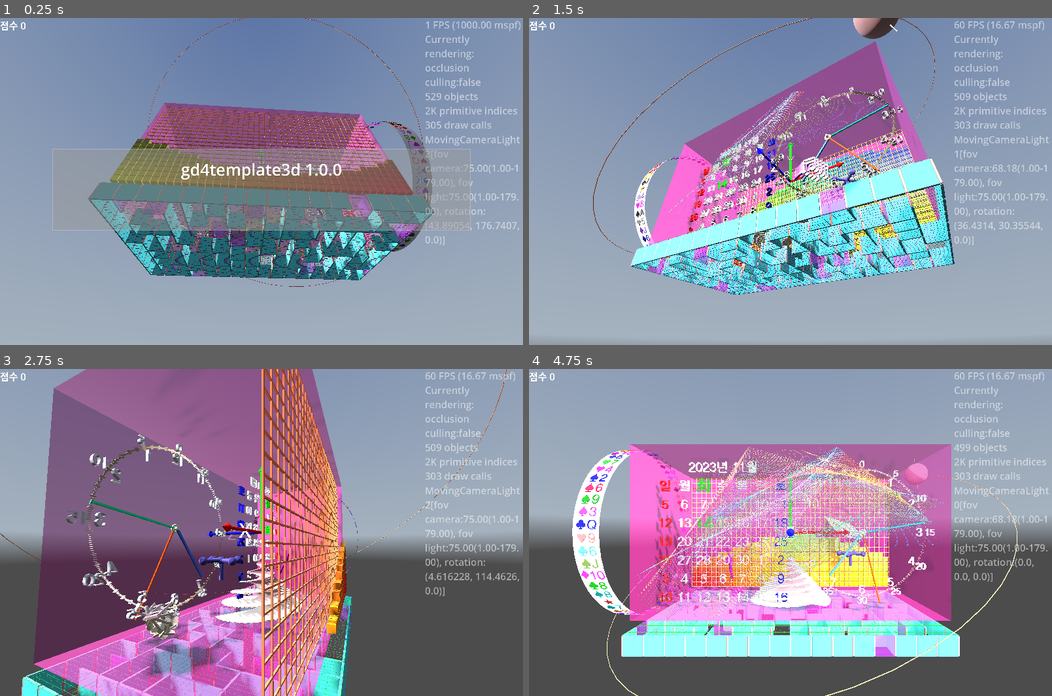
Above: before the commit, frames 1-4 (two rows, left to right).
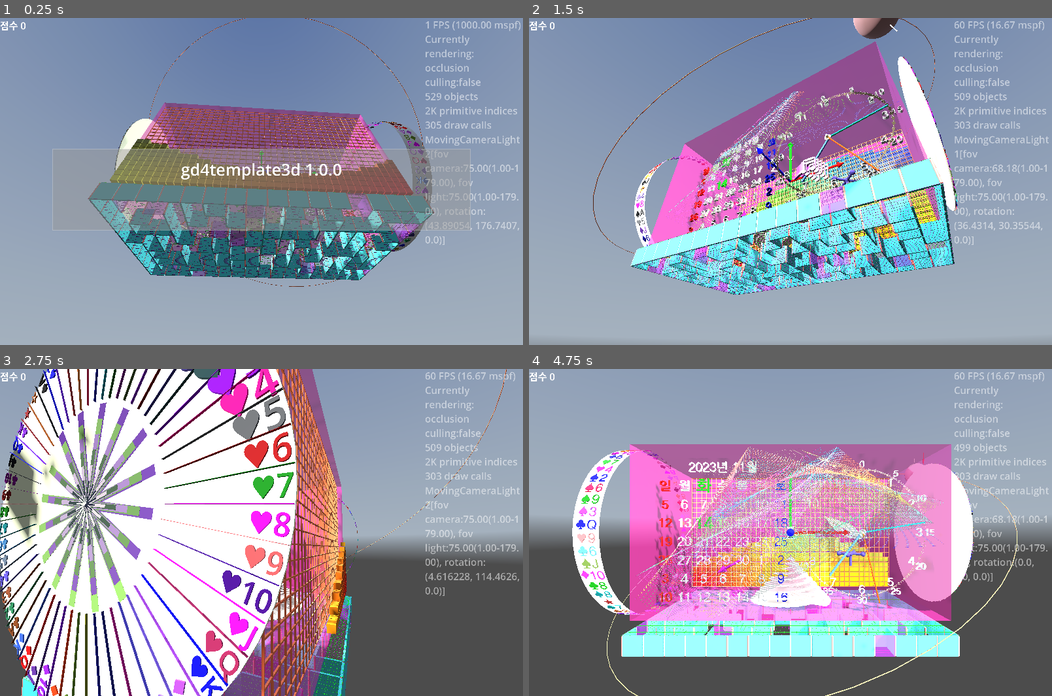
Above: after the commit, the same moments.

Repository: kasworld/gd4template3d
Game: Godot game, scene res://main.tscn
Same seed, same stepped clock (60 frames per second), same inputs: the game is played once before the commit and once after it. A sky picture missing from this copy of the repository is replaced by a grey-blue gradient.
Inputs (mouse positions are in pixels of both pictures, inside the frame that each line leads up to):
- Up to frame 1 (0.25 s): no input
- Up to frame 2 (1.5 s): tap Enter at 0.5, 0.6 s; move the mouse to (905, 165) at 0.52 s; click (905, 165) at 0.67 s; move the mouse to (685, 197) at 1.27 s; tap Delete at 1.35 s; click (685, 197) at 1.42 s
- Up to frame 3 (2.75 s): move the mouse to (313, 460) at 2.02 s; tap Enter at 2.1 s; click (313, 460) at 2.17 s
- Up to frame 4 (4.75 s): move the mouse to (764, 597) at 2.77 s; tap Delete at 2.85, 4.35 s; click (764, 597) at 2.92 s; move the mouse to (947, 581) at 3.52 s; tap Enter at 3.6 s; click (947, 581) at 3.67 s; move the mouse to (633, 483) at 4.27 s; click (633, 483) at 4.42 s

The runs differ from the first frame. In frame 1, 0.7% of the frame differs, in the area x 21-74%, y 29-68%; in frame 2, 3.3%; in frame 3, 54%, in the area x 0-67%, y 0-100%; in frame 4, 6.3%.

Commit message:
add RouletteWheel

Diff:
--- a/main.gd
+++ b/main.gd
@@ -45,12 +45,44 @@
 	valvehandle_demo()
 	meshtrail_demo()
 	reel_demo()
+	wheel_demo()
 
 	main_animation.animation_ended.connect(main_animation_ended)
 	start_all_animation()
 
 var colorlist :Array = NamedColorList.filter_to_colorlist(NamedColorList.make_dark_color_list())
 var cardlist :Array = PlayingCard.make_deck_with_joker()
+
+var wheel :RouletteWheel
+func wheel_demo() -> void:
+	wheel = preload("res://roulette_wheel/roulette_wheel.tscn").instantiate().init(
+		0, WorldSize.y/2, 0.1,
+		make_random_color(),
+		make_random_color(), randi_range(2,8),
+		make_random_color(),
+		)
+	for i in 54:
+		wheel.cell추가하기( colorlist[i%colorlist.size()] , cardlist[i] )
+	wheel.cell위치정리하기()
+	wheel.rotation_stopped.connect(wheel결과가결정됨)
+	add_child(wheel)
+	wheel.position = Vector3(WorldSize.x/2 + 2, 0,0)
+	wheel.rotation.y = PI/2
+	#wheel.선택rad바꾸기(rot)
+	wheel돌리기()
+
+func make_random_color() -> Color:
+	return NamedColorList.color_list.pick_random()[0]
+
+func wheel돌리기() -> void:
+	var rot = randfn(2*PI, PI/2)
+	if randi_range(0,1) == 0:
+		rot = -rot
+	wheel.돌리기시작.call_deferred(rot)
+
+func wheel결과가결정됨(_id :int) -> void:
+	wheel돌리기()
+
 var symbol크기 := Vector2(3,1.5)
 var reel :Reel
 func reel_demo() -> void:
@@ -250,9 +282,12 @@
 	if $"오른쪽패널/LabelInfo".visible:
 		$"오른쪽패널/LabelInfo".text = "%s" % [ MovingCameraLight.GetCurrentCamera() ]
 
-func _process(_delta: float) -> void:
+func _process(delta: float) -> void:
 	label_demo()
 	$WaveGauge.animate_wave()
+	wheel.돌리기(delta)
+	wheel.선택된cell강조상태켜기()
+
 	main_animation.handle_animation()
 	if $MovingCameraLightHober.is_current_camera():
 		$MovingCameraLightHober.move_hober_around_z(Vector3.ZERO, (WorldSize.x+WorldSize.y)/2, WorldSize.length()*0.6 )
--- /dev/null
+++ b/roulette_wheel/roulette_cell/roulette_cell.gd
@@ -0,0 +1,63 @@
+extends Node3D
+
+class_name RouletteCell
+
+const 선시작비 = 0.5
+const 선끝비 = 1.0
+
+var 칸rad :float
+var 반지름 :float
+var 깊이 :float
+var 색깔 :Color
+var 글내용 :String
+var 강조중 :bool
+
+func _to_string() -> String:
+	return "roulette_cell %s" % [글내용]
+
+func init(각도a :float, 반지름a :float, 깊이a :float, 색깔a :Color, 글내용a :String) -> RouletteCell:
+	반지름 = 반지름a
+	깊이 = 깊이a
+	색깔 = 색깔a
+
+	$"시작선".mesh.size = Vector3(반지름*(선끝비 - 선시작비), 깊이, 깊이 /10)
+	#$"글씨".mesh.font = Global3d.font
+	$"글씨".mesh.depth = 깊이/2
+	$"글씨".mesh.horizontal_alignment = HorizontalAlignment.HORIZONTAL_ALIGNMENT_RIGHT
+	$"글씨".rotation = Vector3(-PI/2,0,-PI/2)
+	$"글씨".position = Vector3(0, 깊이/4, 반지름)
+	색깔바꾸기(색깔a)
+	글내용바꾸기(글내용a)
+	칸rad바꾸기(각도a)
+	글씨크기바꾸기()
+	return self
+
+func 칸rad바꾸기(새각도 :float) -> void:
+	칸rad = 새각도
+	$"시작선".rotation.y = 칸rad/2+PI/2
+	var rad = 칸rad/2
+	$"시작선".position = Vector3(sin(rad)*반지름*(선끝비 + 선시작비)/2, 깊이/2, cos(rad)*반지름*(선끝비 + 선시작비)/2)
+
+func 글내용바꾸기(새글내용 :String) -> void:
+	글내용 = 새글내용
+	$"글씨".mesh.text = 글내용
+
+func 색깔바꾸기(새색깔 :Color) -> void:
+	색깔 = 새색깔
+	$"시작선".mesh.material.albedo_color = 색깔
+	$"글씨".mesh.material.albedo_color = 색깔
+
+func 글씨크기바꾸기() -> void:
+	$"글씨".mesh.pixel_size = 반지름 *sin(칸rad) *0.05
+
+func 강조상태켜기() -> void:
+	강조중 = true
+	$AnimationPlayer.play("글씨강조")
+
+func 강조상태끄기() -> void:
+	강조중 = false
+	$AnimationPlayer.play("글씨강조끄기")
+
+func _on_animation_player_animation_finished(anim_name: StringName) -> void:
+	if anim_name == "글씨강조":
+		강조상태끄기.call_deferred()
--- /dev/null
+++ b/roulette_wheel/roulette_cell/roulette_cell.tscn
@@ -0,0 +1,72 @@
+[gd_scene load_steps=10 format=3 uid="uid://dqc03uxia85uv"]
+
+[ext_resource type="Script" uid="uid://nl8f2irb6sdu" path="res://roulette_wheel/roulette_cell/roulette_cell.gd" id="1_0xk0q"]
+
+[sub_resource type="StandardMaterial3D" id="StandardMaterial3D_6gkdu"]
+resource_local_to_scene = true
+
+[sub_resource type="BoxMesh" id="BoxMesh_x2luv"]
+resource_local_to_scene = true
+material = SubResource("StandardMaterial3D_6gkdu")
+
+[sub_resource type="StandardMaterial3D" id="StandardMaterial3D_x2luv"]
+resource_local_to_scene = true
+
+[sub_resource type="TextMesh" id="TextMesh_g6io7"]
+resource_local_to_scene = true
+material = SubResource("StandardMaterial3D_x2luv")
+
+[sub_resource type="Animation" id="Animation_qotkk"]
+length = 0.001
+tracks/0/type = "scale_3d"
+tracks/0/imported = false
+tracks/0/enabled = true
+tracks/0/path = NodePath("글씨")
+tracks/0/interp = 1
+tracks/0/loop_wrap = true
+tracks/0/keys = PackedFloat32Array(0, 1, 1, 1, 1)
+
+[sub_resource type="Animation" id="Animation_npk2h"]
+resource_name = "글씨강조"
+length = 0.5
+tracks/0/type = "scale_3d"
+tracks/0/imported = false
+tracks/0/enabled = true
+tracks/0/path = NodePath("글씨")
+tracks/0/interp = 1
+tracks/0/loop_wrap = true
+tracks/0/keys = PackedFloat32Array(0, 1, 1, 1, 1, 0.5, 1, 2, 2, 2)
+
+[sub_resource type="Animation" id="Animation_hqw3w"]
+resource_name = "글씨강조끄기"
+length = 0.5
+tracks/0/type = "scale_3d"
+tracks/0/imported = false
+tracks/0/enabled = true
+tracks/0/path = NodePath("글씨")
+tracks/0/interp = 1
+tracks/0/loop_wrap = true
+tracks/0/keys = PackedFloat32Array(0, 1, 2, 2, 2, 0.5, 1, 1, 1, 1)
+
+[sub_resource type="AnimationLibrary" id="AnimationLibrary_pa73h"]
+_data = {
+&"RESET": SubResource("Animation_qotkk"),
+&"글씨강조": SubResource("Animation_npk2h"),
+&"글씨강조끄기": SubResource("Animation_hqw3w")
+}
+
+[node name="RouletteCell" type="Node3D"]
+script = ExtResource("1_0xk0q")
+
+[node name="시작선" type="MeshInstance3D" parent="."]
+mesh = SubResource("BoxMesh_x2luv")
+
+[node name="글씨" type="MeshInstance3D" parent="."]
+mesh = SubResource("TextMesh_g6io7")
+
+[node name="AnimationPlayer" type="AnimationPlayer" parent="."]
+libraries = {
+&"": SubResource("AnimationLibrary_pa73h")
+}
+
+[connection signal="animation_finished" from="AnimationPlayer" to="." method="_on_animation_player_animation_finished"]
--- /dev/null
+++ b/roulette_wheel/roulette_wheel.gd
@@ -0,0 +1,149 @@
+extends Node3D
+class_name RouletteWheel
+
+signal rotation_stopped(n :int)
+
+var 선택rad :float = 0.0
+var id :int
+var 반지름 :float
+var 깊이 :float
+var cell_list :Array[RouletteCell]
+var 회전중인가 :bool # need emit
+
+func init(ida :int, 반지름a :float, 깊이a :float,
+		원판색 :Color = Color.DARK_GREEN,
+		장식색 :Color = Color.GOLD,
+		장식팔개수 :int = 4,
+		화살표색 :Color = Color.WHITE,
+		) -> RouletteWheel:
+	id = ida
+	반지름 = 반지름a
+	깊이 = 깊이a
+
+	# for debug
+	$IDLabel.text = "%s" % id
+	#$IDLabel.font_size = 반지름/5
+	$IDLabel.outline_size = 반지름/20
+	$IDLabel.pixel_size = 반지름/100
+
+	$"돌림/원판".mesh.height = 깊이
+	$"돌림/원판".mesh.bottom_radius = 반지름
+	$"돌림/원판".mesh.top_radius = 반지름
+	$"돌림/원판".mesh.material.albedo_color = 원판색
+	$"돌림/원판".position.z = -깊이
+	$"돌림/원판".rotation.x = PI/2
+	$"돌림/칸통".rotation.x = PI/2
+
+	$"돌림/ValveHandle".init(반지름*0.1, 반지름*0.1, 장식팔개수, 장식색)
+	$"돌림/ValveHandle".rotation.x = PI/2
+
+	var rot = 0
+	$"돌림/BarTree2".init_common_params(반지름*0.5, 깊이, 반지름*0.05, 256, rot, 선택rad, 1.0, false
+		).init_with_color(장식색, 원판색)
+	$"돌림/BarTree2".position.z = 깊이/2
+	$"돌림/BarTree2".rotation.x = PI/2
+
+	$"돌림/BarTree3".init_common_params(반지름*0.5, 깊이, 반지름*0.05, 256, rot, 선택rad +PI, 1.0, false
+		).init_with_color(장식색.inverted(), 원판색.inverted())
+	$"돌림/BarTree3".position.z = 깊이/2
+	$"돌림/BarTree3".rotation.x = PI/2
+
+	$화살표.set_size(반지름/5,깊이/2, 깊이*1.5,0.5).set_color(화살표색)
+	선택rad바꾸기(선택rad)
+	return self
+
+func 선택rad바꾸기(rad :float) -> void:
+	$화살표.rotation = Vector3(0, 0, PI-rad)
+	$화살표.position = Vector3(sin(rad) *반지름*1.1, cos(rad) *반지름*1.1, 0 )
+
+func 색바꾸기(원판색 :Color, 장식색 :Color, 화살표색 :Color) -> void:
+	$"돌림/원판".mesh.material.albedo_color = 원판색
+	$"돌림/ValveHandle".색바꾸기(장식색)
+	$"화살표".색바꾸기(화살표색)
+
+var rotation_per_second :float
+var acceleration := 0.3 # per second
+func 돌리기(dur_sec :float = 1.0) -> void:
+	$"돌림".rotation.z += rotation_per_second * 2 * PI * dur_sec
+	if acceleration > 0:
+		rotation_per_second *= pow( acceleration , dur_sec)
+	if 회전중인가 and abs(rotation_per_second) <= 0.001:
+		회전중인가 = false
+		rotation_per_second = 0.0
+		rotation_stopped.emit(id)
+	$"돌림/BarTree2".bar_rotation = -rotation_per_second/10
+	$"돌림/BarTree3".bar_rotation = -rotation_per_second/10
+
+func 선택된cell강조상태켜기() -> void:
+	var 선택칸 = 선택된cell얻기()
+	if 선택칸 != null:
+		선택칸.강조상태켜기()
+
+# spd : 초당 회전수
+func 돌리기시작(spd :float) -> void:
+	rotation_per_second = spd
+	회전중인가 = true
+	$"돌림/BarTree2".auto_rotate_bar = true
+	$"돌림/BarTree2".bar_rotation = -spd/10
+	$"돌림/BarTree3".auto_rotate_bar = true
+	$"돌림/BarTree3".bar_rotation = -spd/10
+
+func 멈추기시작(accel :float=0.5) -> void:
+	assert(accel < 1.0)
+	acceleration = accel
+
+func cell들지우기() -> void:
+	for i in cell_list.size():
+		$"돌림/칸통".remove_child(cell_list[i])
+	cell_list = []
+
+# 추가로 cell위치정리하기() 호출할것.
+func cell추가하기(co :Color, t :String) -> void:
+	var 칸rad = 2*PI/(cell_list.size()+1)
+	var l = preload("res://roulette_wheel/roulette_cell/roulette_cell.tscn").instantiate().init(칸rad, 반지름, 깊이, co , t)
+	l.position.z = 깊이/2
+	$"돌림/칸통".add_child(l)
+	cell_list.append(l)
+
+func 마지막cell지우기() -> void:
+	if cell_list.size() <= 0:
+		return
+	var n = cell_list.pop_back()
+	$"돌림/칸통".remove_child(n)
+
+# cell_list의 각도가 동일하게 조정한다.
+func cell위치정리하기() -> void:
+	if cell_list.size() == 0 :
+		return
+	var 칸rad = 2*PI/cell_list.size()
+	for i in cell_list.size():
+		cell_list[i].칸rad바꾸기(칸rad)
+		var rad = 칸rad * i
+		cell_list[i].rotation.y = -rad
+		cell_list[i].글씨크기바꾸기()
+	$"돌림/원판".mesh.radial_segments = cell_list.size()
+	$"돌림/BarTree2".set_visible_bar_count(cell_list.size())
+	$"돌림/BarTree3".set_visible_bar_count(cell_list.size())
+
+func 선택된cell얻기() -> RouletteCell:
+	if cell_list.size() == 0 :
+		return null
+	var rad = $"돌림".rotation.z - 선택rad - PI/2
+	rad = fposmod(rad, 2*PI)
+	var 칸rad = 2*PI / cell_list.size()
+	for 현재칸번호 in cell_list.size():
+		if 칸rad/2 + 현재칸번호*칸rad > rad:
+			return cell_list[현재칸번호]
+	return cell_list[0]
+
+func 칸강조하기(i :int)->void:
+	cell_list[i].강조상태켜기()
+
+func cell강조끄기(i :int)->void:
+	cell_list[i].강조상태끄기()
+
+func cell_count얻기() -> int:
+	return cell_list.size()
+
+func cell얻기(i :int) -> RouletteCell:
+	return cell_list[i]
--- /dev/null
+++ b/roulette_wheel/roulette_wheel.tscn
@@ -0,0 +1,40 @@
+[gd_scene load_steps=7 format=3 uid="uid://sjnpttkqk1qs"]
+
+[ext_resource type="Script" uid="uid://dwpxaxvkorfar" path="res://roulette_wheel/roulette_wheel.gd" id="1_7pkjq"]
+[ext_resource type="PackedScene" uid="uid://d4kkhfcvaexg1" path="res://valve_handle/valve_handle.tscn" id="2_14kvd"]
+[ext_resource type="PackedScene" uid="uid://c8npqlgeyy3xa" path="res://arrow3d/arrow_3d.tscn" id="2_ed2fd"]
+[ext_resource type="PackedScene" uid="uid://btkkwpk54jqc" path="res://bar_tree_2/bar_tree_2.tscn" id="3_phm1c"]
+
+[sub_resource type="StandardMaterial3D" id="StandardMaterial3D_areq1"]
+resource_local_to_scene = true
+
+[sub_resource type="CylinderMesh" id="CylinderMesh_ed2fd"]
+resource_local_to_scene = true
+material = SubResource("StandardMaterial3D_areq1")
+
+[node name="RouletteWheel" type="Node3D"]
+script = ExtResource("1_7pkjq")
+
+[node name="화살표" parent="." instance=ExtResource("2_ed2fd")]
+
+[node name="돌림" type="Node3D" parent="."]
+
+[node name="원판" type="MeshInstance3D" parent="돌림"]
+mesh = SubResource("CylinderMesh_ed2fd")
+skeleton = NodePath("../..")
+
+[node name="ValveHandle" parent="돌림" instance=ExtResource("2_14kvd")]
+visible = false
+
+[node name="BarTree2" parent="돌림" instance=ExtResource("3_phm1c")]
+
+[node name="BarTree3" parent="돌림" instance=ExtResource("3_phm1c")]
+
+[node name="칸통" type="Node3D" parent="돌림"]
+
+[node name="IDLabel" type="Label3D" parent="."]
+visible = false
+billboard = 1
+no_depth_test = true
+modulate = Color(0, 0, 0, 1)
+outline_modulate = Color(1, 1, 1, 1)
Not shown, added: roulette_wheel/roulette_cell/roulette_cell.gd.uid
Not shown, added: roulette_wheel/roulette_wheel.gd.uid
